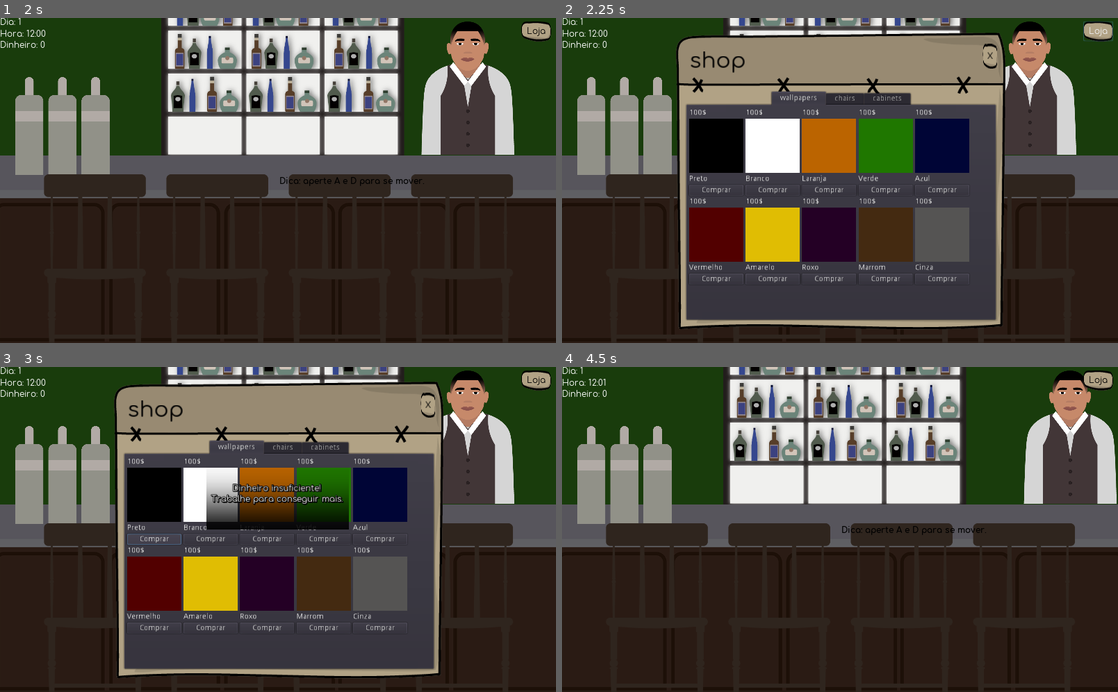
Above: before the commit, frames 1-4 (two rows, left to right).
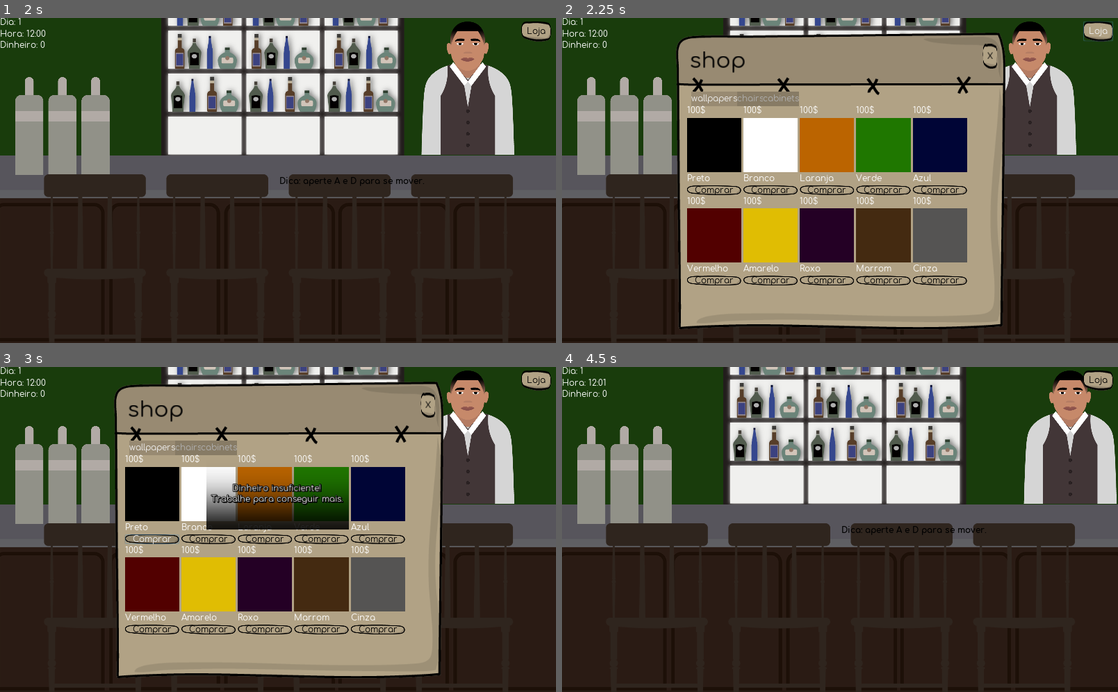
Above: after the commit, the same moments.

Repository: gustavopedrosob/buteco
Game: Godot game, scene res://scenes/TelaInicial.tscn
Two runs of this game, one before a commit and one after it. Both use one fixed random seed, a clock stepped at 60 frames per second and the inputs below.
Inputs (mouse positions are in pixels of both pictures, inside the frame that each line leads up to):
- Up to frame 1 (2 s): click "Carregar jogo" at 0.5 s; click "Novo jogo" at 1.25 s
- Up to frame 2 (2.25 s): click "Loja" at 2 s
- Up to frame 3 (3 s): click "Comprar" at 2.75 s
- Up to frame 4 (4.5 s): click "X" at 3.5 s; tap Enter at 4.25 s; move the mouse to (962, 513) at 4.27 s; hold Right (ui_right) from 4.28 s (still down); tap E (interagir) at 4.35 s

Frame 1 is identical in both runs. In frame 2, 23% of the frame differs, in the area x 22-79%, y 22-94%; in frame 3, 22%; in frame 4, nothing differs.

Commit message:
Cena da loja estilizada com as classes Button e Label e Tabcontainer estilizado.

Diff:
--- a/classes/ItemShop.gd
+++ b/classes/ItemShop.gd
@@ -1,6 +1,9 @@
 extends VBoxContainer
 
 class_name ItemShop
+
+var ButtonB = load("res://classes/Button.gd")
+var LabelB = load("res://classes/Label.gd")
 
 signal equipped
 var price: int
@@ -18,14 +21,15 @@
 	self.price = price
 	self.type = type
 	self.color_id = color_id
-	var price_label = Label.new()
+	var price_label = LabelB.new()
 	price_label.text = "%d$" % price
-	var name_label = Label.new()
+	var name_label = LabelB.new()
 	if name_ == "default":
 		name_label.text = Options.lang_content["model"] % id
 	else:
 		name_label.text = Options.lang_content[name_]
-	var button = Button.new()
+	var button = ButtonB.new()
+	button.rect_min_size = Vector2(100, 10)
 	button.name = "Button"
 	if equipped:
 		button.text = Options.lang_content["equiped"]
--- a/scenes/shop.tscn
+++ b/scenes/shop.tscn
@@ -1,6 +1,7 @@
-[gd_scene load_steps=15 format=2]
+[gd_scene load_steps=19 format=2]
 
 [ext_resource path="res://sprites/LojaGUI.png" type="Texture" id=1]
+[ext_resource path="res://fonts/Font.tres" type="DynamicFont" id=2]
 [ext_resource path="res://sprites/Buttons/botaohover.png" type="Texture" id=3]
 [ext_resource path="res://sprites/Buttons/botaopressed.png" type="Texture" id=4]
 [ext_resource path="res://scripts/Loja.gd" type="Script" id=5]
@@ -35,11 +36,19 @@
 use_filter = true
 font_data = ExtResource( 10 )
 
-[sub_resource type="StyleBoxTexture" id=6]
+[sub_resource type="StyleBoxFlat" id=10]
+bg_color = Color( 0.6, 0.545098, 0.45098, 1 )
+
+[sub_resource type="StyleBoxFlat" id=11]
+bg_color = Color( 0.533333, 0.486275, 0.4, 1 )
+
+[sub_resource type="StyleBoxEmpty" id=7]
+
+[sub_resource type="StyleBoxTexture" id=8]
 texture = ExtResource( 24 )
 region_rect = Rect2( 0, 0, 369, 303 )
 
-[sub_resource type="DynamicFont" id=7]
+[sub_resource type="DynamicFont" id=9]
 outline_size = 1
 outline_color = Color( 0, 0, 0, 1 )
 use_filter = true
@@ -100,6 +109,12 @@
 margin_top = 136.0
 margin_right = 798.0
 margin_bottom = 556.0
+custom_styles/tab_fg = SubResource( 10 )
+custom_styles/tab_bg = SubResource( 11 )
+custom_styles/panel = SubResource( 7 )
+custom_fonts/font = ExtResource( 2 )
+custom_constants/hseparation = 0
+tab_align = 0
 __meta__ = {
 "_edit_use_anchors_": false
 }
Not shown: 2 places in scenes/shop.tscn that only renumber resources
